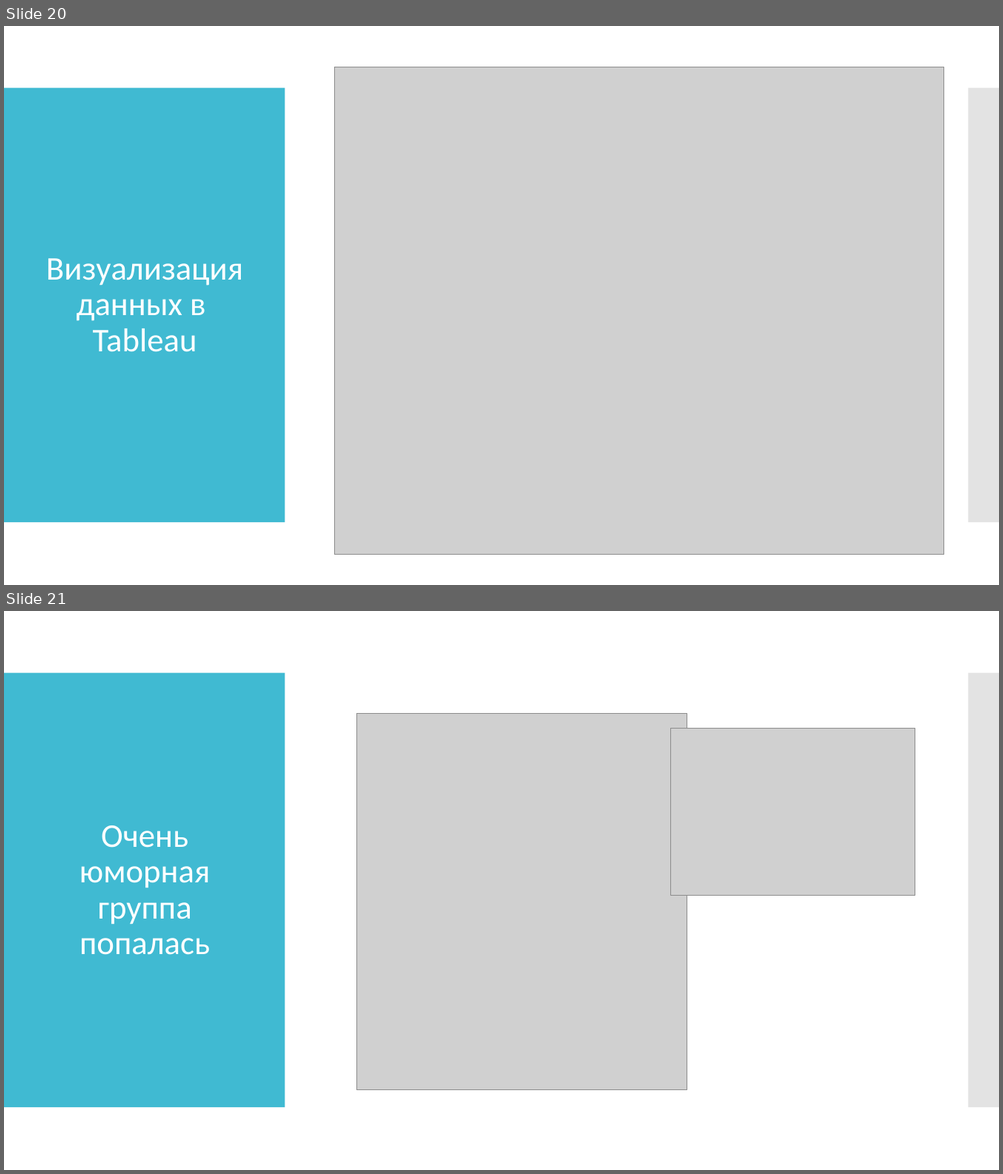
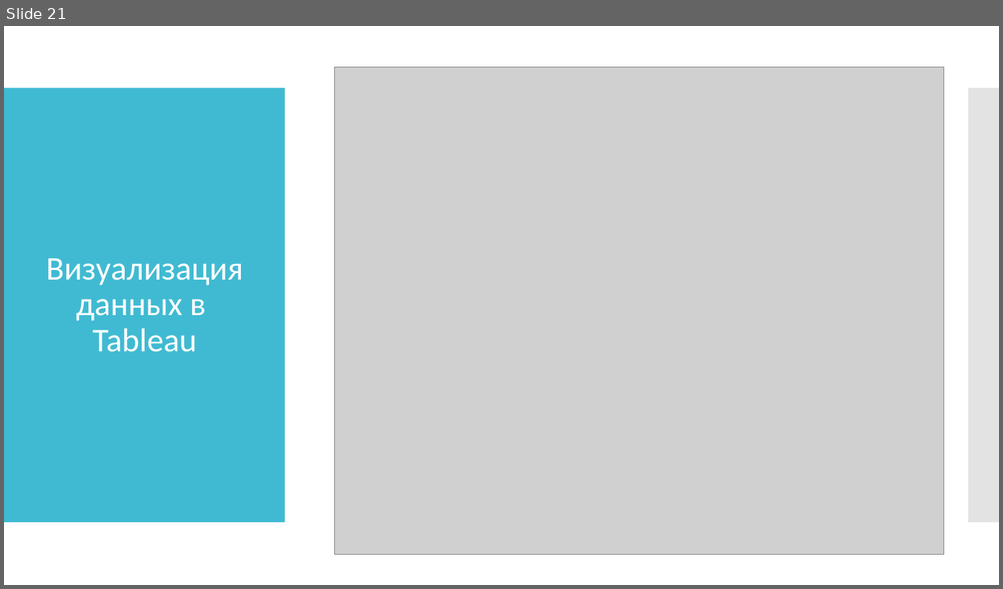
Before and after one commit to TMS-BI21-onl/Evgeniy.Pivovarchik, a slide deck: Project/Business Intelligence. Дипломный проект.pptx. Shown one above the other, each under a label of ours: slides 20 and 21 before the commit, slide 21 after it. The pictures are 1003x1174 and 1003x589 pixels, drawn with LibreOffice and Linux fonts; fonts in the diff are those of the drawing; grey boxes stand for pictures. Boxes give left, top, right and bottom in pixels: in the first picture for what was removed or moved away, otherwise in the second. Text is boxed around its words. In the diff, an @@ line names an element or a change of style, - is before the commit and + after.

```diff
--- a/Project/Business Intelligence. Дипломный проект.pptx
+++ b/Project/Business Intelligence. Дипломный проект.pptx
@@ slide 21 removed at <box>4,611,999,1170</box>, background #FFFFFF; not listed: 2 template elements that a slide beside it also shows @@
@@ picture removed at <box>356,714,686,1090</box> @@
@@ picture removed at <box>670,728,914,895</box> @@
@@ title removed at <box>79,826,210,955</box> @@
-Очень юморная группа попалась
@@ what was slide 20 is now slide 21 @@
```
Also in this commit, not shown: 2 slides added, 1 other slide removed.
